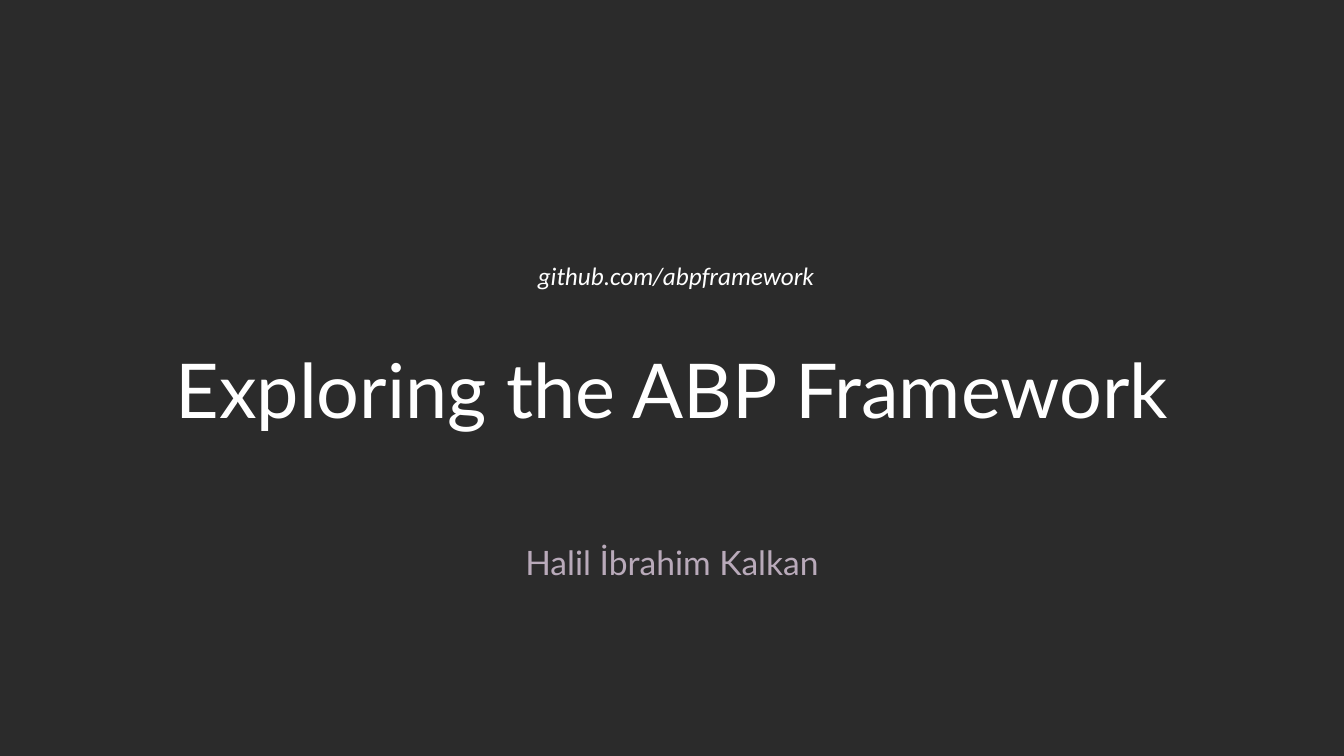
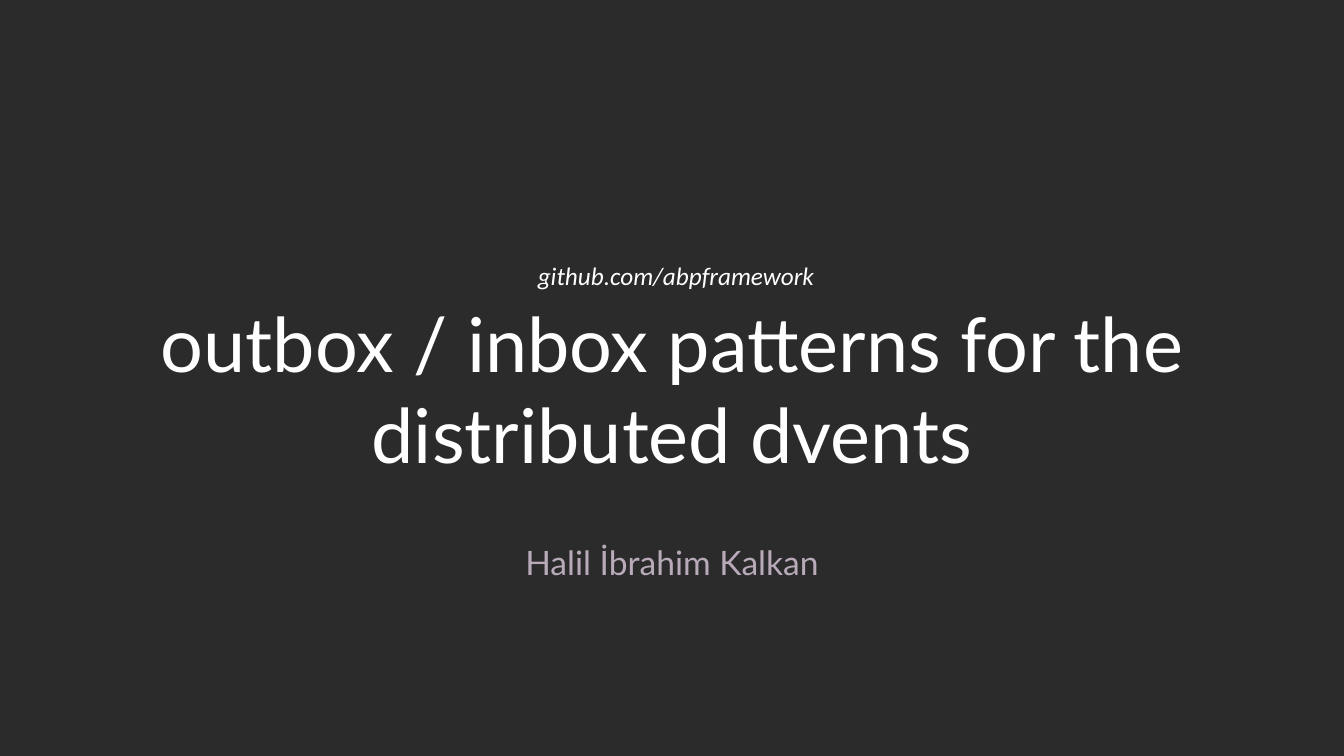
Before and after one commit to hikalkan/presentations, a slide deck: slide 1 of 2021-12-16 ABP Community Talks/Abp-Framework-Inbox-Outbox.pptx. Drawn at 1344x756 pixels with LibreOffice and Linux fonts; fonts in the diff are those of the drawing; background and template pictures are left out; a plain dark background stands for a picture behind light text. Boxes give left, top, right and bottom in pixels: in the first picture for what was removed or moved away, otherwise in the second. Text is boxed around its words. In the diff, an @@ line names an element or a change of style, - is before the commit and + after.

```diff
--- a/2021-12-16 ABP Community Talks/Abp-Framework-Inbox-Outbox.pptx
+++ b/2021-12-16 ABP Community Talks/Abp-Framework-Inbox-Outbox.pptx
@@ title at bbox=[161, 316, 1183, 464]: text changed @@
-Exploring the ABP Framework
+outbox / inbox patterns for the distributed dvents
```
Also in this commit, not shown: 4 slides added, 2 slides removed.
